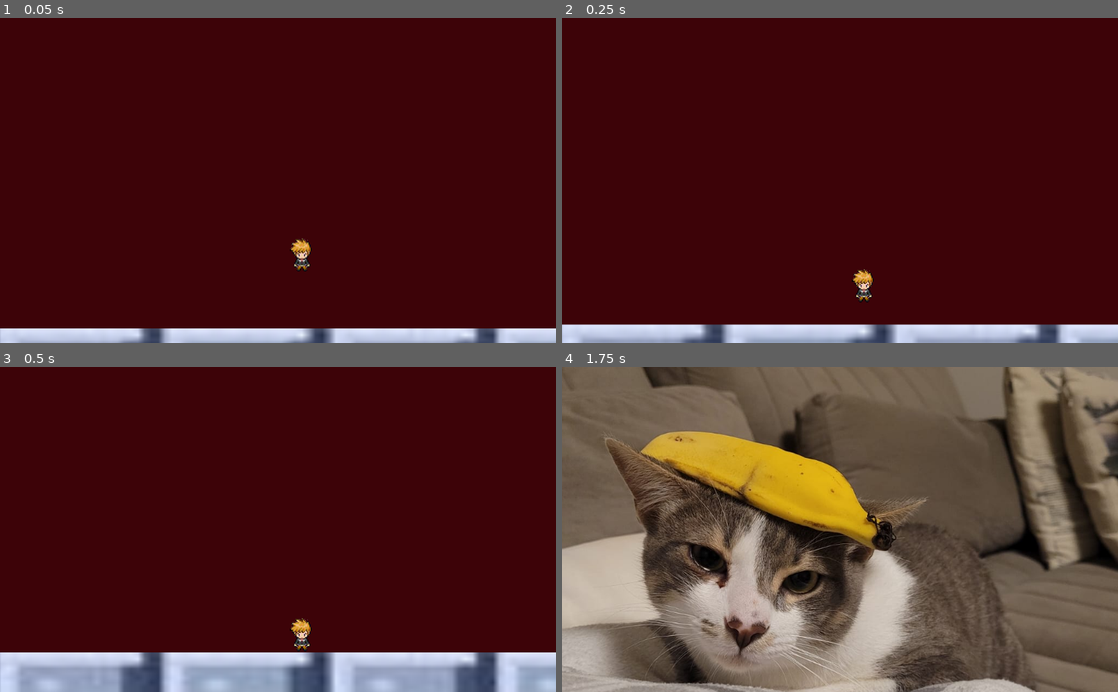
Above: before the commit, frames 1-4 (two rows, left to right).
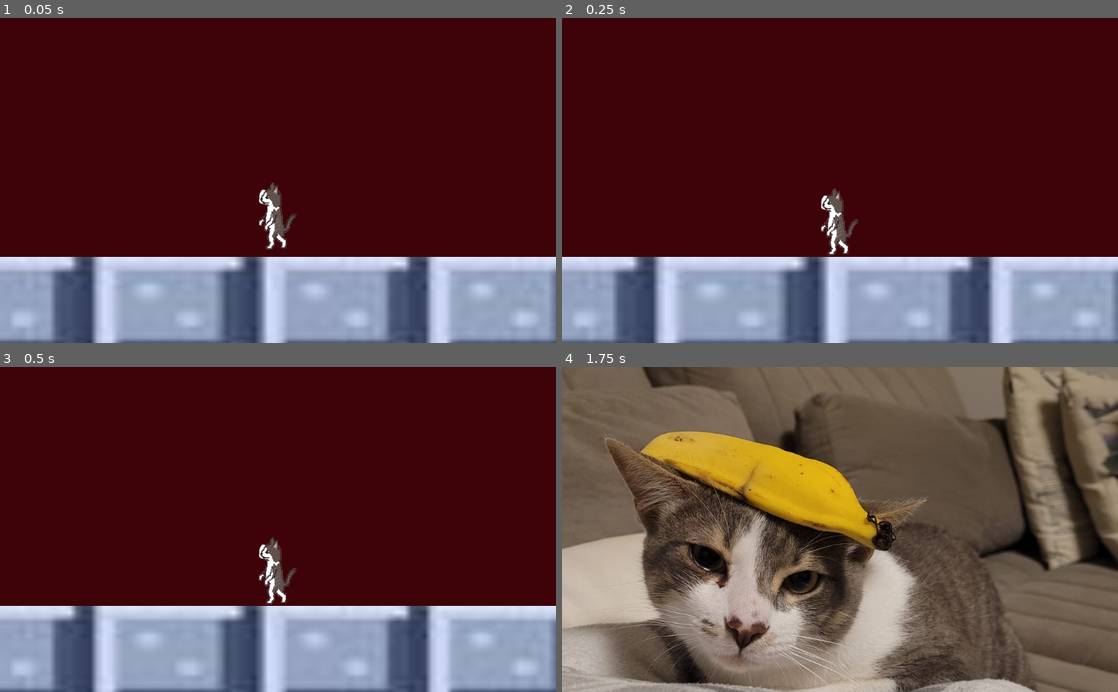
Above: after the commit, the same moments.

Repository: Fergiaco/Bordasvania
Game: Godot game, scene res://Main.tscn
Same seed, same stepped clock (60 frames per second), same inputs: the game is played once before the commit and once after it.
Inputs:
- Up to frame 1 (0.05 s): no input
- Up to frame 2 (0.25 s): no input
- Up to frame 3 (0.5 s): no input
- Up to frame 4 (1.75 s): hold X 0.53-1.28 s; hold Right (Right) from 0.53 s (still down); tap Space (Jump) at 0.77, 1.52 s; tap Enter at 1.25 s; tap X at 1.35 s

The runs differ from the first frame. In frame 1, 27% of the frame differs, in the area x 0-100%, y 50-100%; in frame 2, 26%; in frame 3, 25%; in frame 4, nothing differs.

Commit message:
castelo 0.2

Diff:
--- a/Main.tscn
+++ b/Main.tscn
@@ -15,10 +15,10 @@
 [node name="Cenario" type="Node" parent="Castelo"]
 
 [node name="ColorRect" type="ColorRect" parent="Castelo/Cenario"]
-margin_left = -3174.0
-margin_top = -1284.0
-margin_right = 3070.0
-margin_bottom = 1435.0
+margin_left = -4671.0
+margin_top = -1868.0
+margin_right = 5920.0
+margin_bottom = 2220.0
 color = Color( 0.243137, 0.0156863, 0.0352941, 1 )
 
 [node name="Chão" parent="Castelo/Cenario" instance=ExtResource( 2 )]
@@ -31,7 +31,19 @@
 position = Vector2( 323, -48 )
 
 [node name="Plataforma8" parent="Castelo/Cenario" instance=ExtResource( 4 )]
-position = Vector2( 838, -335 )
+position = Vector2( 781, -463 )
+
+[node name="Plataforma9" parent="Castelo/Cenario" instance=ExtResource( 4 )]
+position = Vector2( 1316, -577 )
+
+[node name="Plataforma10" parent="Castelo/Cenario" instance=ExtResource( 4 )]
+position = Vector2( 817, 936 )
+
+[node name="Plataforma11" parent="Castelo/Cenario" instance=ExtResource( 4 )]
+position = Vector2( 787, 288 )
+
+[node name="Plataforma12" parent="Castelo/Cenario" instance=ExtResource( 4 )]
+position = Vector2( 780, 645 )
 
 [node name="Plataforma3" parent="Castelo/Cenario" instance=ExtResource( 4 )]
 position = Vector2( 315, -328 )
@@ -58,12 +70,12 @@
 position = Vector2( 3582, -171 )
 
 [node name="Bordas" parent="Castelo" instance=ExtResource( 1 )]
-position = Vector2( -2366, 76 )
+position = Vector2( -2362, 152 )
 speed = 500
 gravity = 2000
 
 [node name="Camera2D" type="Camera2D" parent="Castelo/Bordas"]
-position = Vector2( 92, 46 )
+position = Vector2( 213, 102 )
 offset = Vector2( 0, -70 )
 current = true
 drag_margin_h_enabled = true
@@ -73,7 +85,7 @@
 }
 
 [node name="Limite" type="Position2D" parent="Castelo"]
-position = Vector2( 328, 455 )
+position = Vector2( 1227, 1609 )
 
 [node name="HUD" type="CanvasLayer" parent="."]
 
--- a/Player/Bordas.tscn
+++ b/Player/Bordas.tscn
@@ -1,71 +1,11 @@
-[gd_scene load_steps=17 format=2]
+[gd_scene load_steps=5 format=2]
 
 [ext_resource path="res://Player/Bordas.gd" type="Script" id=1]
-[ext_resource path="res://Player/char.png" type="Texture" id=2]
-
-[sub_resource type="AtlasTexture" id=1]
-flags = 4
-atlas = ExtResource( 2 )
-region = Rect2( 0, 0, 64, 64 )
-
-[sub_resource type="AtlasTexture" id=2]
-flags = 4
-atlas = ExtResource( 2 )
-region = Rect2( 64, 0, 64, 64 )
-
-[sub_resource type="AtlasTexture" id=3]
-flags = 4
-atlas = ExtResource( 2 )
-region = Rect2( 128, 0, 64, 64 )
-
-[sub_resource type="AtlasTexture" id=4]
-flags = 4
-atlas = ExtResource( 2 )
-region = Rect2( 192, 0, 64, 64 )
-
-[sub_resource type="AtlasTexture" id=5]
-flags = 4
-atlas = ExtResource( 2 )
-region = Rect2( 0, 128, 64, 64 )
-
-[sub_resource type="AtlasTexture" id=6]
-flags = 4
-atlas = ExtResource( 2 )
-region = Rect2( 64, 128, 64, 64 )
-
-[sub_resource type="AtlasTexture" id=7]
-flags = 4
-atlas = ExtResource( 2 )
-region = Rect2( 128, 128, 64, 64 )
-
-[sub_resource type="AtlasTexture" id=8]
-flags = 4
-atlas = ExtResource( 2 )
-region = Rect2( 192, 128, 64, 64 )
-
-[sub_resource type="AtlasTexture" id=9]
-flags = 4
-atlas = ExtResource( 2 )
-region = Rect2( 0, 64, 64, 64 )
-
-[sub_resource type="AtlasTexture" id=10]
-flags = 4
-atlas = ExtResource( 2 )
-region = Rect2( 64, 64, 64, 64 )
-
-[sub_resource type="AtlasTexture" id=11]
-flags = 4
-atlas = ExtResource( 2 )
-region = Rect2( 128, 64, 64, 64 )
-
-[sub_resource type="AtlasTexture" id=12]
-flags = 4
-atlas = ExtResource( 2 )
-region = Rect2( 192, 64, 64, 64 )
+[ext_resource path="res://Player/Brodas.png" type="Texture" id=3]
 
 [sub_resource type="SpriteFrames" id=13]
 animations = [ {
-"frames": [ SubResource( 1 ), SubResource( 2 ), SubResource( 3 ), SubResource( 4 ) ],
+"frames": [ ExtResource( 3 ) ],
 "loop": true,
 "name": "Baixo",
 "speed": 5.0
@@ -75,29 +15,29 @@
 "name": "Cima",
 "speed": 5.0
 }, {
-"frames": [ SubResource( 5 ), SubResource( 6 ), SubResource( 7 ), SubResource( 8 ) ],
+"frames": [ ExtResource( 3 ) ],
 "loop": true,
 "name": "Direita",
 "speed": 5.0
 }, {
-"frames": [ SubResource( 9 ), SubResource( 10 ), SubResource( 11 ), SubResource( 12 ) ],
+"frames": [ ExtResource( 3 ) ],
 "loop": true,
 "name": "Esquerda",
 "speed": 5.0
 } ]
 
 [sub_resource type="RectangleShape2D" id=14]
-extents = Vector2( 19, 31 )
+extents = Vector2( 25.5, 62.5 )
 
 [node name="Bordas" type="KinematicBody2D"]
 script = ExtResource( 1 )
 
 [node name="Sprite" type="AnimatedSprite" parent="."]
-position = Vector2( 136, 109 )
+position = Vector2( 204, 108 )
+scale = Vector2( 0.4355, 0.4965 )
 frames = SubResource( 13 )
 animation = "Baixo"
-frame = 1
 
 [node name="CollisionShape2D" type="CollisionShape2D" parent="."]
-position = Vector2( 134, 108 )
+position = Vector2( 206.5, 92.5 )
 shape = SubResource( 14 )
Binary file added: Player/Brodas.png
Not shown, added: Player/Brodas.png.import
